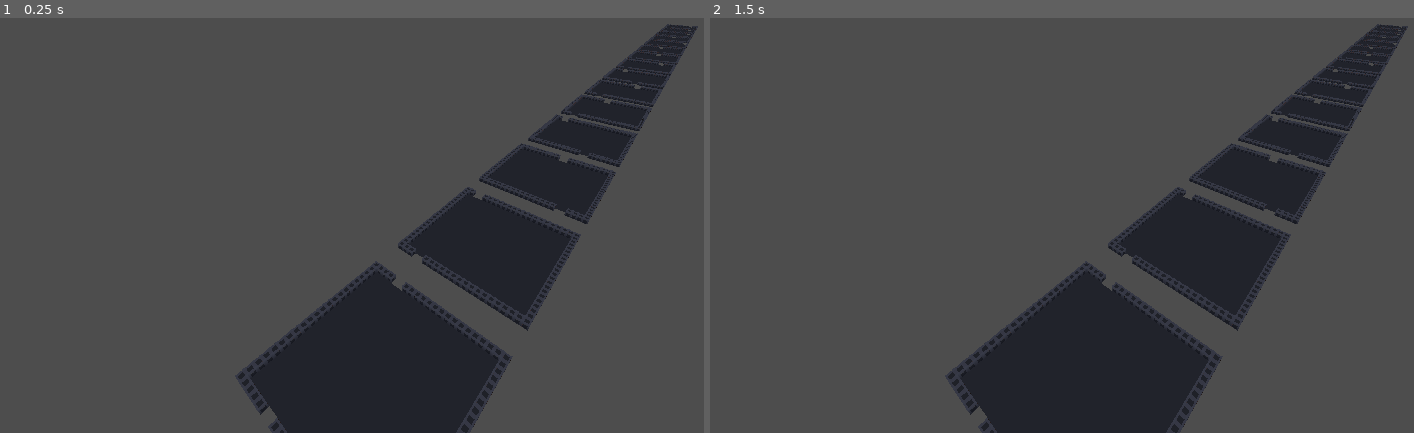
Above: before the commit, frames 1-2 (left to right).
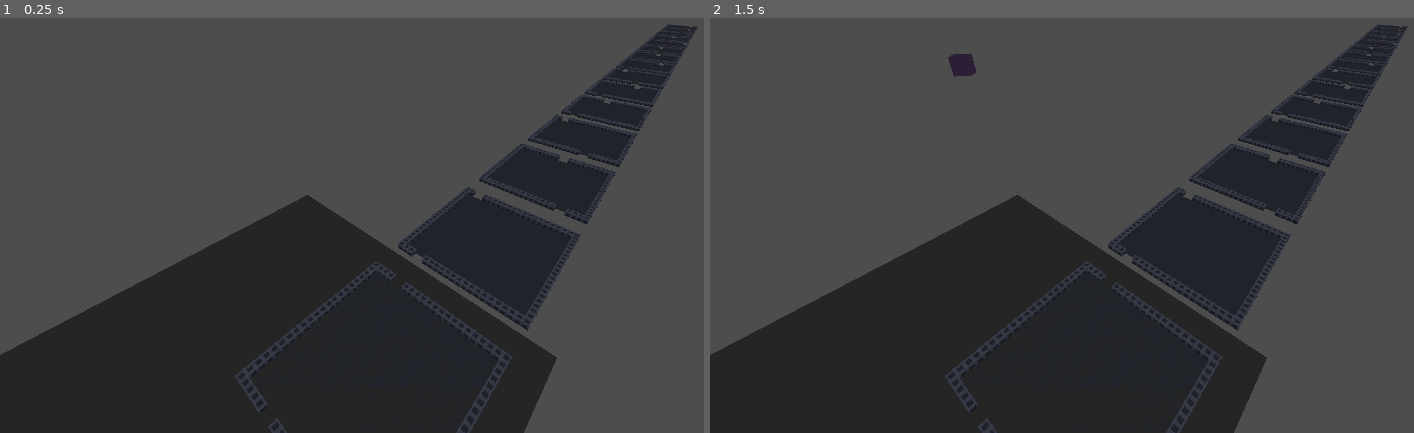
Above: after the commit, the same moments.

Repository: Simon-Bruno/SpaceRace
Game: Godot game, scene res://scenes/main.tscn
Same seed, same stepped clock (60 frames per second), same inputs: the game is played once before the commit and once after it.
Inputs:
- Up to frame 1 (0.25 s): no input
- Up to frame 2 (1.5 s): tap Enter at 0.5 s; hold D (move_right, bound only after the commit) 0.53-1.28 s; tap Space (jump, bound only after the commit) at 0.6, 0.77, 1.07, 1.25, 1.35 s; hold S (move_back, bound only after the commit) from 1.28 s (still down)

The runs differ from the first frame. In frame 1, 19% of the frame differs, in the area x 0-80%, y 42-100%; in frame 2, 19%, in the area x 0-80%, y 8-100%.

Commit message:
feat:Added a player to the world, but player falls into void

Diff:
--- a/project.godot
+++ b/project.godot
@@ -14,3 +14,31 @@
 run/main_scene="res://scenes/main.tscn"
 config/features=PackedStringArray("4.2", "Forward Plus")
 config/icon="res://assets/menu/icon.svg"
+
+[input]
+
+move_left={
+"deadzone": 0.5,
+"events": [Object(InputEventKey,"resource_local_to_scene":false,"resource_name":"","device":-1,"window_id":0,"alt_pressed":false,"shift_pressed":false,"ctrl_pressed":false,"meta_pressed":false,"pressed":false,"keycode":0,"physical_keycode":65,"key_label":0,"unicode":97,"echo":false,"script":null)
+]
+}
+move_right={
+"deadzone": 0.5,
+"events": [Object(InputEventKey,"resource_local_to_scene":false,"resource_name":"","device":-1,"window_id":0,"alt_pressed":false,"shift_pressed":false,"ctrl_pressed":false,"meta_pressed":false,"pressed":false,"keycode":0,"physical_keycode":68,"key_label":0,"unicode":100,"echo":false,"script":null)
+]
+}
+move_forward={
+"deadzone": 0.5,
+"events": [Object(InputEventKey,"resource_local_to_scene":false,"resource_name":"","device":-1,"window_id":0,"alt_pressed":false,"shift_pressed":false,"ctrl_pressed":false,"meta_pressed":false,"pressed":false,"keycode":0,"physical_keycode":87,"key_label":0,"unicode":119,"echo":false,"script":null)
+]
+}
+move_back={
+"deadzone": 0.5,
+"events": [Object(InputEventKey,"resource_local_to_scene":false,"resource_name":"","device":-1,"window_id":0,"alt_pressed":false,"shift_pressed":false,"ctrl_pressed":false,"meta_pressed":false,"pressed":false,"keycode":0,"physical_keycode":83,"key_label":0,"unicode":115,"echo":false,"script":null)
+]
+}
+jump={
+"deadzone": 0.5,
+"events": [Object(InputEventKey,"resource_local_to_scene":false,"resource_name":"","device":-1,"window_id":0,"alt_pressed":false,"shift_pressed":false,"ctrl_pressed":false,"meta_pressed":false,"pressed":false,"keycode":0,"physical_keycode":32,"key_label":0,"unicode":32,"echo":false,"script":null)
+]
+}
--- a/scenes/main.tscn
+++ b/scenes/main.tscn
@@ -1,10 +1,29 @@
-[gd_scene load_steps=3 format=3 uid="uid://cv2e3kbgoaud3"]
+[gd_scene load_steps=6 format=3 uid="uid://cv2e3kbgoaud3"]
 
 [ext_resource type="PackedScene" uid="uid://dcnypvhw5skwe" path="res://scenes/world/world.tscn" id="1_41wv4"]
 [ext_resource type="PackedScene" uid="uid://oad7sxk4eaw5" path="res://scenes/camera.tscn" id="1_iglig"]
+[ext_resource type="PackedScene" uid="uid://bxnsgqthgkbxc" path="res://scenes/player.tscn" id="3_dh2ra"]
+
+[sub_resource type="BoxShape3D" id="BoxShape3D_4gg3f"]
+size = Vector3(50, 1, 50)
+
+[sub_resource type="BoxMesh" id="BoxMesh_tl283"]
+size = Vector3(50, 1, 50)
 
 [node name="Main" type="Node3D"]
 
 [node name="Camera" parent="." instance=ExtResource("1_iglig")]
 
 [node name="world" parent="." instance=ExtResource("1_41wv4")]
+
+[node name="Player" parent="." instance=ExtResource("3_dh2ra")]
+transform = Transform3D(1, 0, 0, 0, 1, 0, 0, 0, 1, 0, 100, 0)
+
+[node name="CollisionShape3D" type="CollisionShape3D" parent="."]
+transform = Transform3D(1, 0, 0, 0, 1, 0, 0, 0, 1, 0, -1, 0)
+shape = SubResource("BoxShape3D_4gg3f")
+
+[node name="MeshInstance3D" type="MeshInstance3D" parent="CollisionShape3D"]
+transform = Transform3D(1, 0, 0, 0, 1, 0, 0, 0, 1, 0, 1, 0)
+mesh = SubResource("BoxMesh_tl283")
+skeleton = NodePath("../..")
--- /dev/null
+++ b/scenes/player.tscn
@@ -0,0 +1,24 @@
+[gd_scene load_steps=5 format=3 uid="uid://bxnsgqthgkbxc"]
+
+[ext_resource type="Script" path="res://scripts/player/player_movement.gd" id="1_1we6x"]
+
+[sub_resource type="StandardMaterial3D" id="StandardMaterial3D_oikiw"]
+albedo_color = Color(0.608341, 0.465065, 0.736269, 1)
+roughness = 0.0
+
+[sub_resource type="BoxMesh" id="BoxMesh_17as0"]
+material = SubResource("StandardMaterial3D_oikiw")
+
+[sub_resource type="BoxShape3D" id="BoxShape3D_r4bp7"]
+
+[node name="Player" type="CharacterBody3D"]
+script = ExtResource("1_1we6x")
+
+[node name="Pivot" type="Node3D" parent="."]
+
+[node name="MeshInstance3D" type="MeshInstance3D" parent="Pivot"]
+mesh = SubResource("BoxMesh_17as0")
+skeleton = NodePath("../../CollisionShape3D")
+
+[node name="CollisionShape3D" type="CollisionShape3D" parent="."]
+shape = SubResource("BoxShape3D_r4bp7")
--- /dev/null
+++ b/scripts/player/player_movement.gd
@@ -0,0 +1,57 @@
+extends CharacterBody3D
+
+@export var walk_speed = 15
+@export var walk_acceleration = 40
+@export var walk_deceleration = 50
+#@export var sprint_speed = 25
+#@export var sprint_acceleration = 80
+#@export var sprint_deceleration = 160
+
+@export var fall_acceleration = 60
+@export var jump_impulse = 20
+
+var speed = 0
+var direction = Vector2.ZERO
+
+func _horizontal_movement(delta):
+	var vel = Vector3.ZERO
+
+	# horizontal movement
+	var current_direction = Input.get_vector("move_left","move_right","move_forward","move_back")
+
+	# accelerate if moving
+	if current_direction != Vector2.ZERO:
+		speed = min(walk_speed, speed + walk_acceleration * delta)
+	# decelerate
+	else:
+		speed = max(0, speed - walk_deceleration  * delta)
+
+	direction = (direction + current_direction).normalized()
+
+	$Pivot.basis = Basis.looking_at(Vector3(direction[0] or 0.001, 0, direction[1]))
+
+	vel.x = direction.x * speed
+	vel.z = direction.y * speed
+
+	return vel
+
+func _vertical_movement(delta):
+	var vel = Vector3.ZERO
+
+	if is_on_floor() and Input.is_action_just_pressed("jump"):
+		vel.y = jump_impulse
+
+	if not is_on_floor():
+		vel.y = velocity.y - (fall_acceleration * delta)
+
+	return vel
+
+func _player_movement(delta):
+	var h = _horizontal_movement(delta)
+	var v = _vertical_movement(delta)
+
+	velocity = h + v
+
+func _physics_process(delta):
+	_player_movement(delta)
+	move_and_slide()
